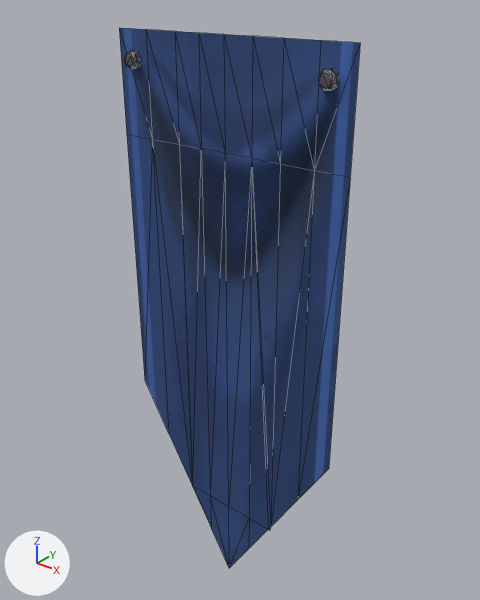
The glTF model game/data/meshes/props/Banner_2_Cloth.gltf: old version first, new version second.
Camera for both pictures: a camera (50 mm lens) standing at (1.202, -1.438, 0.134) and looking at (-0.019, 0.088, -0.812). Every picture has the same lights, and +X, +Y and +Z are marked at lower left. The older version comes first. Mesh edges are drawn as thin lines. Vertices at exactly the same position are counted once.

The older version as bpy lines, for what is in view:
```python
me_cube_225 = bpy.data.meshes.new('Cube.225')
me_cube_225.from_pydata(...)  # 82 vertices, 119 faces; spans x -0.41..0.4, y -0.02..0.03, z -1.93..0.0
# faces by material slot: [76, 43]
me_cube_225.materials.append(mat_mi_trim_metal)
me_cube_225.materials.append(mat_mi_banner)
ob_banner_2_cloth = bpy.data.objects.new('Banner_2_Cloth', me_cube_225)
ob_banner_2_cloth.location = (0.0, 0.0, 0.0)
```
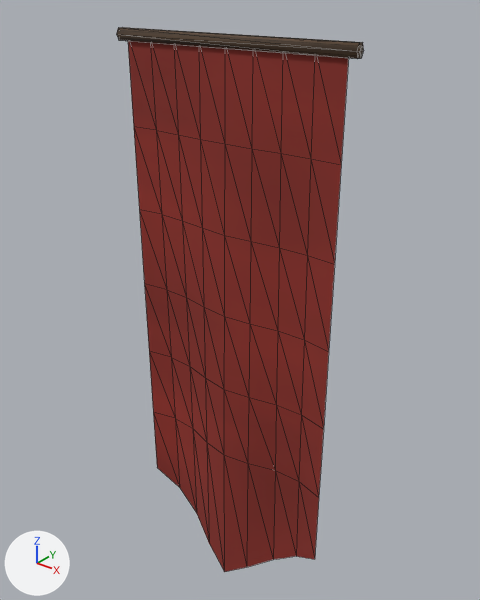
What differs and where, as boxes [x1, y1, x2, y2] in the pictures (480 x 600 px):
'Banner_2_Cloth', reshaped, recoloured
    before: [119, 28, 360, 568]
    after: [117, 27, 364, 572]
part 1 of me_cube_225, added (red)
    after: [128, 41, 348, 572]
part 2 of me_cube_225, deleted
    before: [124, 50, 140, 69]
part 3 of me_cube_225, deleted
    before: [318, 69, 339, 90]
part 4 of me_cube_225, cut back
    before: [119, 28, 360, 568]
    after: [117, 27, 364, 59]

What changed in the scene script:
```text
Add img_t_decor_cloth_red_orm_png:
    img_t_decor_cloth_red_orm_png = load_image('T_Decor_Cloth_Red_ORM.png', 'T_Decor_Cloth_Red_ORM.png', 512, 512, 'Non-Color')
Add img_t_decor_cloth_red_basecolor_png:
    img_t_decor_cloth_red_basecolor_png = load_image('T_Decor_Cloth_Red_BaseColor.png', 'T_Decor_Cloth_Red_BaseColor.png', 512, 512, 'sRGB')
Add img_t_decor_cloth_red_normal_png:
    img_t_decor_cloth_red_normal_png = load_image('T_Decor_Cloth_Red_Normal.png', 'T_Decor_Cloth_Red_Normal.png', 512, 512, 'Non-Color')
Add img_t_decor_wood_dark_orm_png:
    img_t_decor_wood_dark_orm_png = load_image('T_Decor_Wood_Dark_ORM.png', 'T_Decor_Wood_Dark_ORM.png', 1024, 1024, 'Non-Color')
Add img_t_decor_wood_dark_basecolor_png:
    img_t_decor_wood_dark_basecolor_png = load_image('T_Decor_Wood_Dark_BaseColor.png', 'T_Decor_Wood_Dark_BaseColor.png', 1024, 1024, 'sRGB')
Add img_t_decor_wood_dark_normal_png:
    img_t_decor_wood_dark_normal_png = load_image('T_Decor_Wood_Dark_Normal.png', 'T_Decor_Wood_Dark_Normal.png', 1024, 1024, 'Non-Color')
Add mat_mi_decor_cloth_red:
    mat_mi_decor_cloth_red = bpy.data.materials.new('MI_Decor_Cloth_Red')
    # uses the picture img_t_decor_cloth_red_basecolor_png
    # uses the picture img_t_decor_cloth_red_normal_png
    # uses the picture img_t_decor_cloth_red_orm_png
Add mat_mi_decor_wood_dark:
    mat_mi_decor_wood_dark = bpy.data.materials.new('MI_Decor_Wood_Dark')
    # uses the picture img_t_decor_wood_dark_basecolor_png
    # uses the picture img_t_decor_wood_dark_normal_png
    # uses the picture img_t_decor_wood_dark_orm_png
Change me_cube_225:
    used by ob_banner_2_cloth; location = (0.0, 0.0, 0.0)
    remove me_cube_225.from_pydata(...)  # 82 vertices, 119 faces; spans x -0.41..0.4, y -0.02..0.03, z -1.93..0.0
    remove me_cube_225.materials.append(mat_mi_trim_metal)
    remove me_cube_225.materials.append(mat_mi_banner)
    add me_cube_225.from_pydata(...)  # 77 vertices, 120 faces; spans x -0.41..0.4, y -0.03..0.04, z -1.93..0.0
    me_cube_225 part 1: a new loose piece of 63 vertices spanning x -0.38..0.37, y -0.03..0.04, z -1.93..-0.02, in mat_mi_decor_cloth_red
    me_cube_225 part 2: the loose piece of 24 vertices spanning x -0.38..-0.32, y -0.02..0.03, z -0.11..-0.06 is deleted
    me_cube_225 part 3: the loose piece of 24 vertices spanning x 0.3..0.35, y -0.02..0.03, z -0.11..-0.06 is deleted
    me_cube_225 part 4
    32 vertices are removed from x -0.41..0.4, y 0.0, z -1.93..0.0
    43 faces are deleted
    7 vertices are added at x -0.41..0.4, y -0.01..0.02, z -0.03..0.0
    5 new vertices lie (0.81, 0.0, 0.0) away from vertices in x -0.41, y -0.01..0.02, z -0.03..0.0
    24 new faces join them, mat_mi_decor_wood_dark
    add me_cube_225.materials.append(mat_mi_decor_wood_dark)
    add me_cube_225.materials.append(mat_mi_decor_cloth_red)
```
